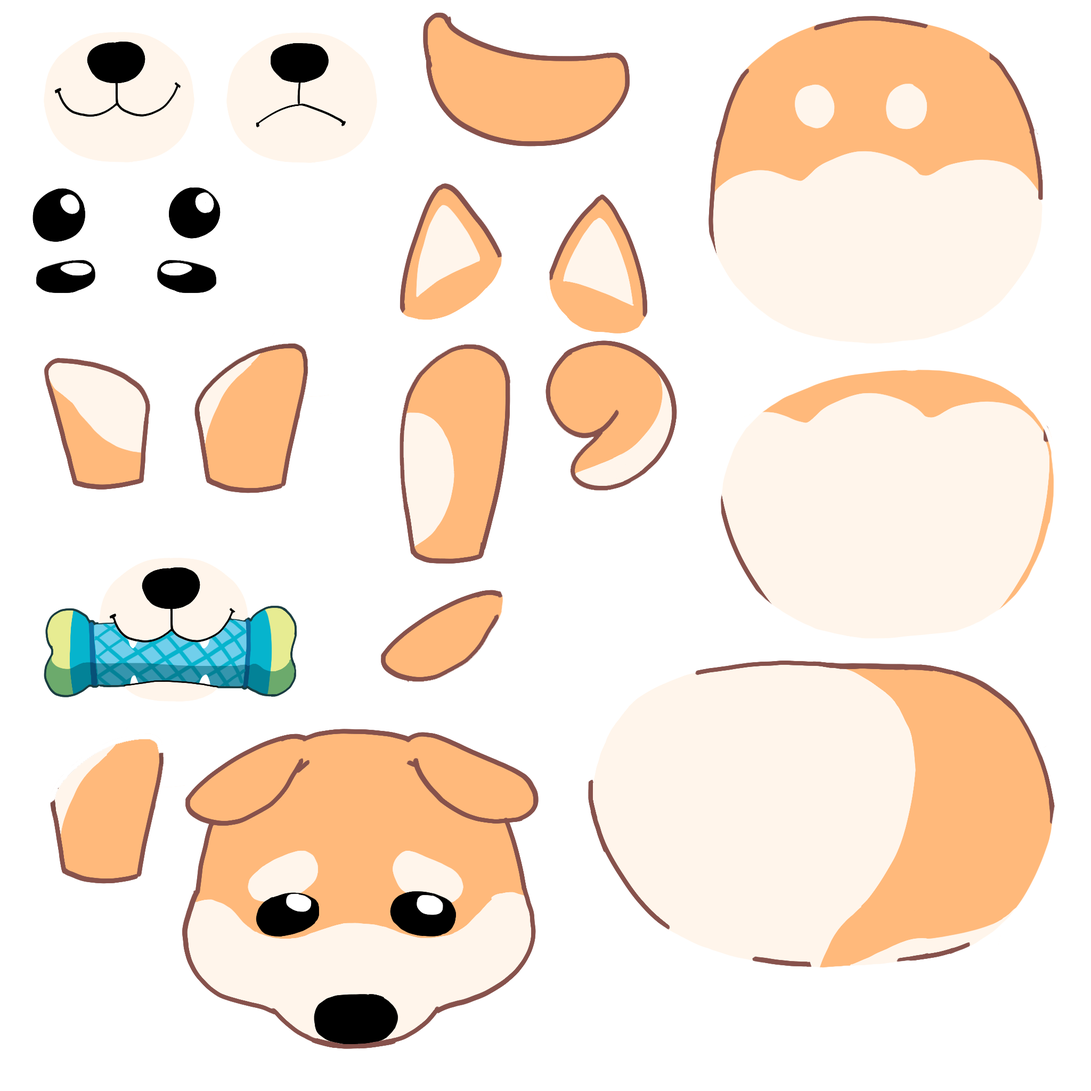
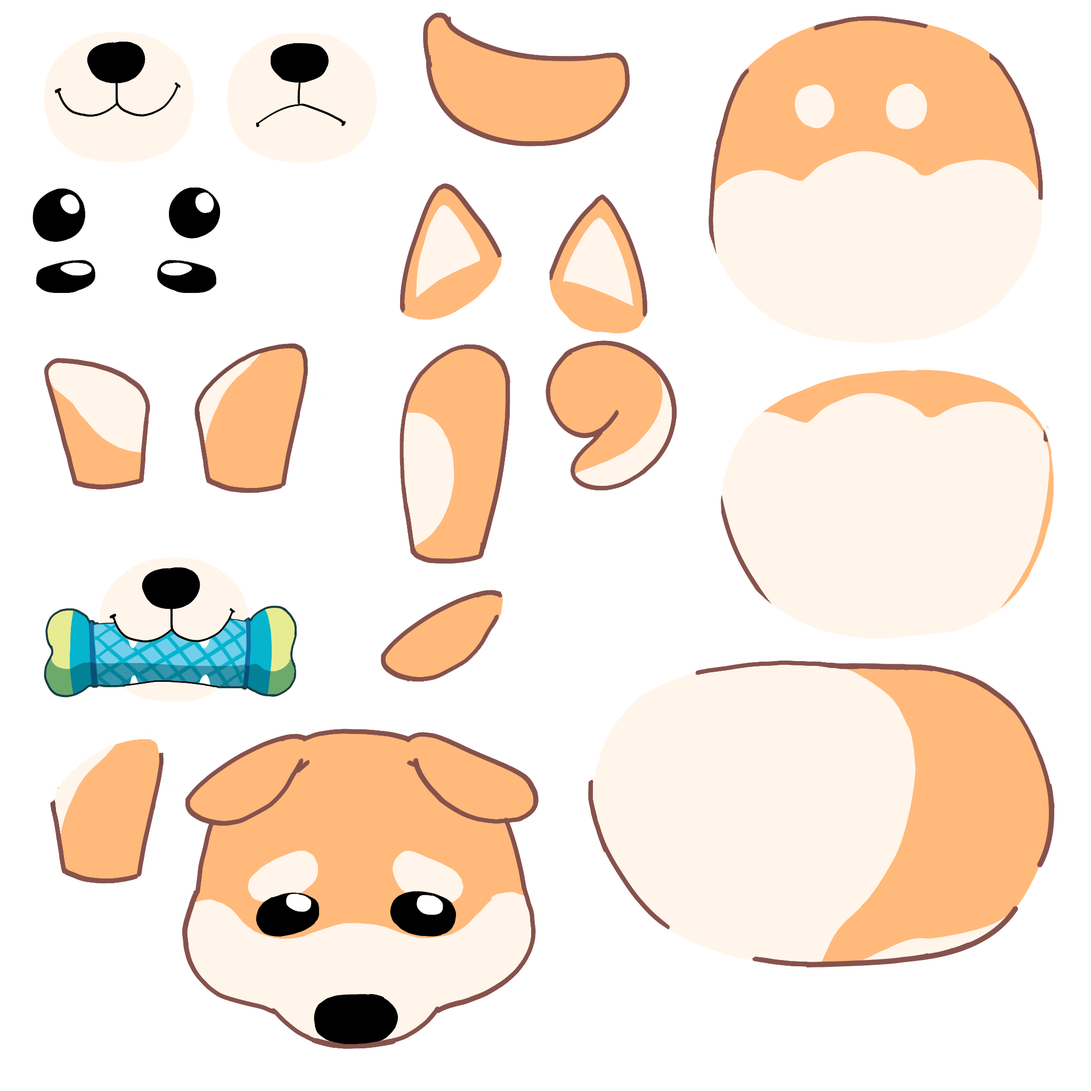
Comparing the layer stacks of the two 1091x1091 images. Changes:
added layer "Shape 2" in group "rd" over <box>1037,783,1055,868</box>
added layer "Shape 1" in group "rd" over <box>805,906,1019,968</box>
